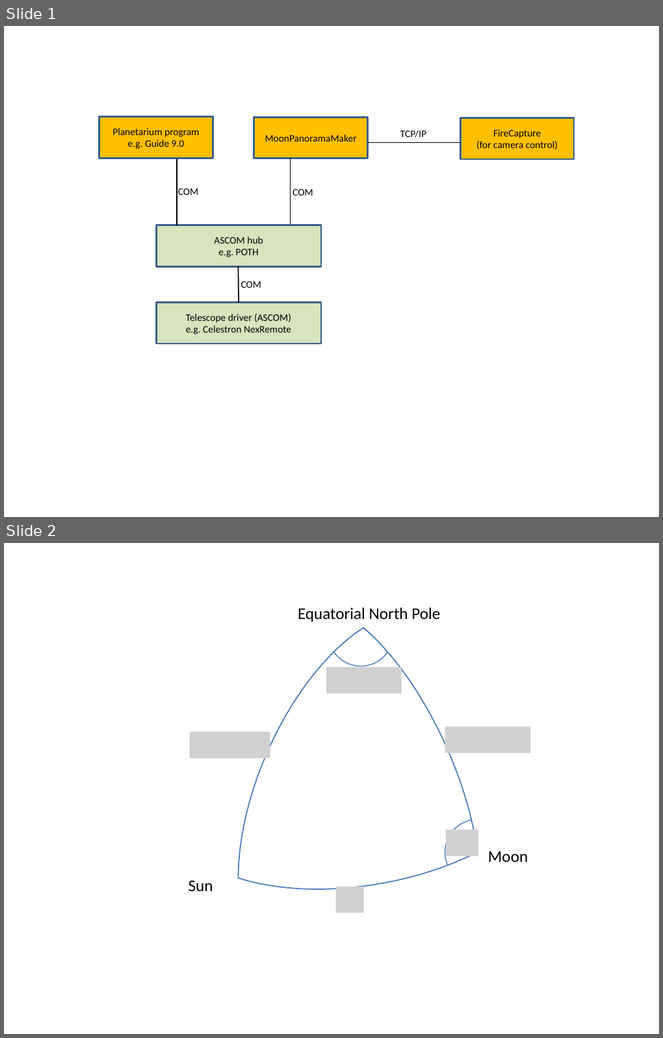
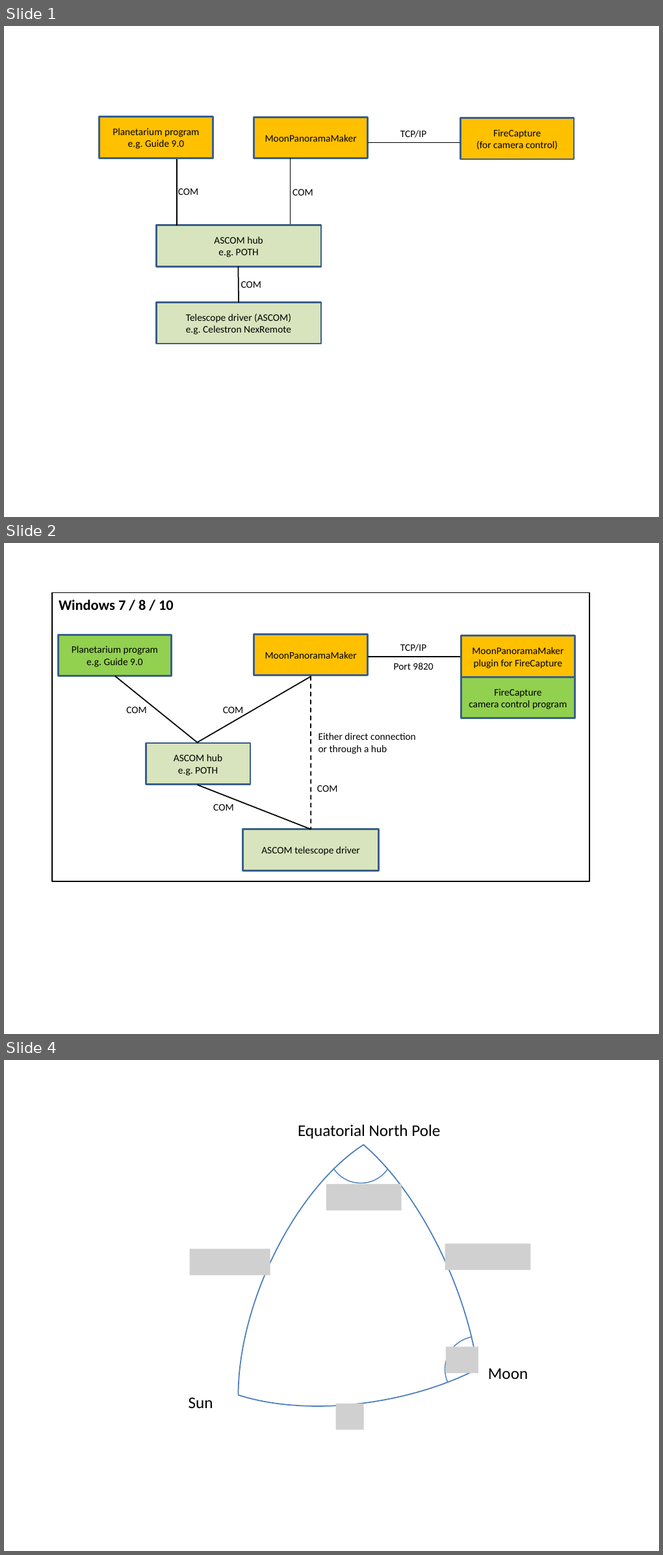
Before and after one commit to Rolf-Hempel/MoonPanoramaMaker, a slide deck: Documentation/Illustrations/Illustrations_EN.pptx. Shown one above the other, each under a label of ours: slides 1 and 2 before the commit, slides 1, 2 and 4 after it; the slides between them are not shown. The pictures are 663x1038 and 663x1555 pixels, drawn with LibreOffice and Linux fonts; fonts in the diff are those of the drawing; grey boxes stand for pictures. Boxes give left, top, right and bottom in pixels: in the first picture for what was removed or moved away, otherwise in the second. Text is boxed around its words. In the diff, an @@ line names an element or a change of style, - is before the commit and + after.

```diff
--- a/Documentation/Illustrations/Illustrations_EN.pptx
+++ b/Documentation/Illustrations/Illustrations_EN.pptx
@@ slide 2 added at bbox=[4, 543, 659, 1034], background #FFFFFF @@
@@ rectangle added at bbox=[53, 593, 590, 882], outline #000000 1 pt @@
@@ text added at bbox=[59, 600, 174, 610], 16 pt, text #000000, bold @@
+Windows 7 / 8 / 10
@@ rectangle added at bbox=[59, 635, 172, 676], fill #92D050, outline #3A5F8C 2 pt, 11 pt, text #000000 @@
+Planetarium program
+e.g. Guide 9.0
@@ rectangle added at bbox=[254, 634, 367, 676], fill #FFC000, outline #3A5F8C 2 pt, 11 pt, text #000000 @@
+MoonPanoramaMaker
@@ rectangle added at bbox=[462, 636, 575, 678], fill #FFC000, outline #3A5F8C 2 pt, 11 pt, text #000000 @@
+MoonPanoramaMaker
+plugin for FireCapture
@@ line added from (367, 656) to (461, 656), #000000 1.25 pt @@
@@ text added at bbox=[400, 644, 426, 652], 11 pt, text #000000 @@
+TCP/IP
@@ line added from (114, 676) to (198, 743), #000000 1.25 pt @@
@@ line added from (311, 677) to (197, 743), #000000 1.25 pt @@
@@ line added from (311, 676) to (311, 829), #000000 1.25 pt dashed @@
@@ text added at bbox=[394, 663, 433, 670], 11 pt, text #000000 @@
+Port 9820
@@ rectangle added at bbox=[462, 678, 575, 719], fill #92D050, outline #3A5F8C 2 pt, 11 pt, text #000000 @@
+FireCapture
+camera control program
@@ text added at bbox=[126, 707, 146, 713], 11 pt, text #000000 @@
+COM
@@ text added at bbox=[223, 707, 243, 717], 11 pt, text #000000 @@
+COM
@@ text added at bbox=[319, 733, 416, 754], 11 pt, text #000000 @@
+Either direct connection
+or through a hub
@@ rectangle added at bbox=[146, 743, 251, 785], fill #D7E4BD, outline #3A5F8C 2 pt, 11 pt, text #000000 @@
+ASCOM hub
+e.g. POTH
@@ line added from (197, 785) to (311, 829), #000000 1.25 pt @@
@@ text added at bbox=[317, 785, 337, 792], 11 pt, text #000000 @@
+COM
@@ text added at bbox=[213, 804, 233, 811], 11 pt, text #000000 @@
+COM
@@ rectangle added at bbox=[243, 829, 379, 871], fill #D7E4BD, outline #3A5F8C 2 pt, 11 pt, text #000000 @@
+ASCOM telescope driver
@@ what was slide 2 is now slide 4 @@
```
Also in this commit, not shown: 1 other slide added.
